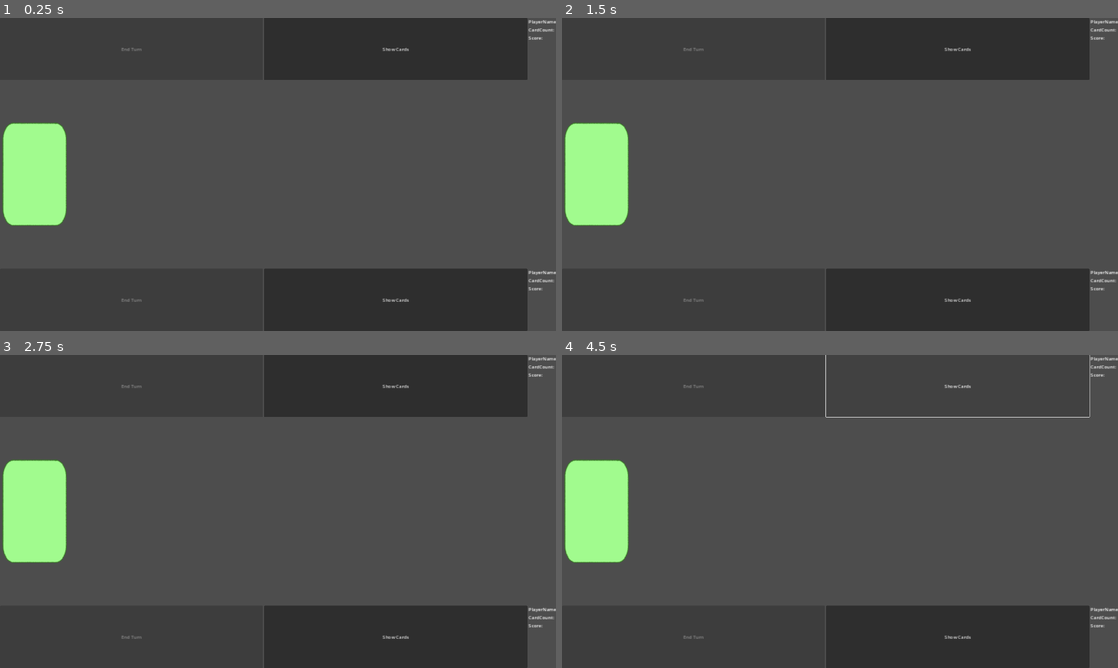
Above: before the commit, frames 1-4 (two rows, left to right).
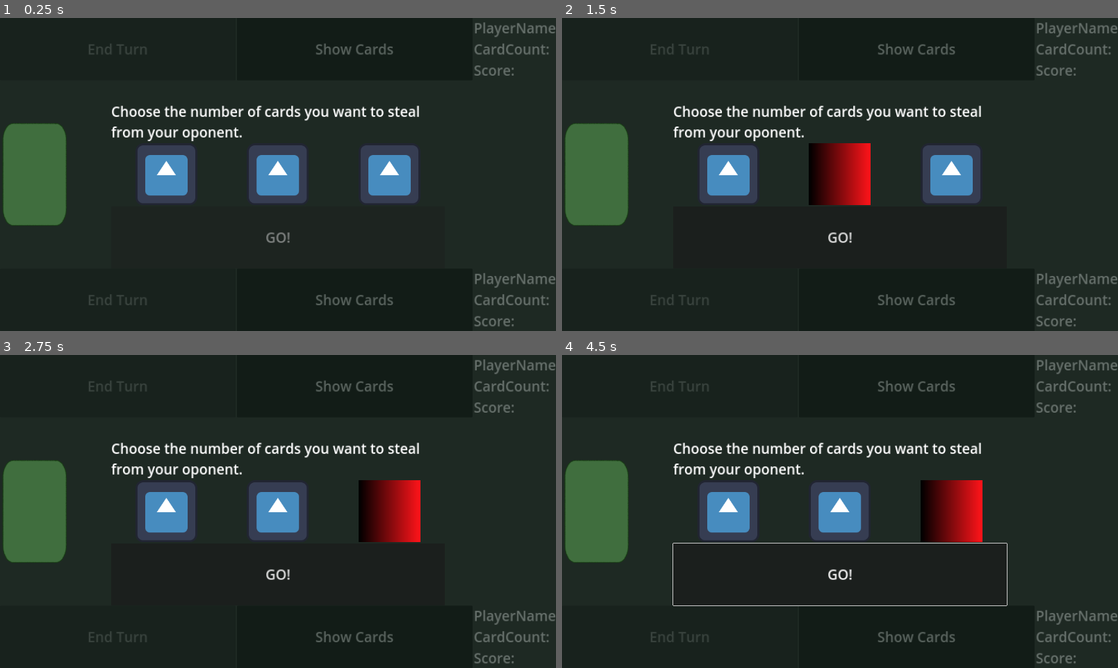
Above: after the commit, the same moments.

Repository: ElQDuck/guinea-piggies
Game: Godot game, scene res://scenes/main.tscn
Same seed, same stepped clock (60 frames per second), same inputs: the game is played once before the commit and once after it. The engine's default icon, where the game draws it, is replaced by a stand-in: a white triangle on a blue panel in a dark square.
Inputs (mouse positions are in pixels of both pictures, inside the frame that each line leads up to):
- Up to frame 1 (0.25 s): no input
- Up to frame 2 (1.5 s): click (728, 174) at 0.52 s; click (840, 174) at 1.27 s
- Up to frame 3 (2.75 s): click (389, 511) at 2.02 s
- Up to frame 4 (4.5 s): click (840, 574) at 2.75 s, where only the run after the commit has a clickable "GO!"; click (840, 574) at 3.5 s, where only the run after the commit has a clickable "GO!"; click "Show Cards" at 4.25 s

The runs differ from the first frame. In frame 1, 93% of the frame differs, in the area x 0-100%, y 0-100%; in frame 2, 94%; in frame 3, 94%; in frame 4, 95%.

Commit message:
feat: add button

Diff:
--- a/scenes/main.tscn
+++ b/scenes/main.tscn
@@ -1,10 +1,18 @@
-[gd_scene load_steps=6 format=3 uid="uid://b74phqnk6cljg"]
+[gd_scene load_steps=10 format=3 uid="uid://b74phqnk6cljg"]
 
 [ext_resource type="Script" path="res://scripts/Table.gd" id="1_fo1c3"]
 [ext_resource type="Texture2D" uid="uid://cjblj0v0n8pni" path="res://assets/card_preset.png" id="1_t0gp3"]
 [ext_resource type="Script" path="res://scripts/Deck.gd" id="2_brk4h"]
 [ext_resource type="Script" path="res://scripts/Player1.gd" id="2_s56it"]
 [ext_resource type="Script" path="res://scripts/Player2.gd" id="3_bs3t5"]
+[ext_resource type="Texture2D" uid="uid://b5fwknhuot5gb" path="res://assets/icon.svg" id="6_hkrqt"]
+[ext_resource type="Script" path="res://scripts/SelectDiceButton.gd" id="7_on0k7"]
+
+[sub_resource type="Gradient" id="Gradient_d8adn"]
+colors = PackedColorArray(0, 0, 0, 1, 1, 0.0784314, 0.101961, 1)
+
+[sub_resource type="GradientTexture2D" id="GradientTexture2D_t4tp5"]
+gradient = SubResource("Gradient_d8adn")
 
 [node name="Game" type="Node2D"]
 
@@ -105,9 +113,72 @@
 layout_mode = 2
 text = "Score:"
 
+[node name="DiceSelectionUi" type="CanvasLayer" parent="."]
+
+[node name="Panel" type="Panel" parent="DiceSelectionUi"]
+self_modulate = Color(0, 0.65355, 0.325028, 1)
+anchors_preset = 15
+anchor_right = 1.0
+anchor_bottom = 1.0
+grow_horizontal = 2
+grow_vertical = 2
+
+[node name="VBoxContainer" type="VBoxContainer" parent="DiceSelectionUi"]
+anchors_preset = -1
+anchor_left = 0.2
+anchor_top = 0.2
+anchor_right = 0.8
+anchor_bottom = 0.8
+grow_horizontal = 2
+grow_vertical = 2
+
+[node name="Label" type="Label" parent="DiceSelectionUi/VBoxContainer"]
+custom_minimum_size = Vector2(100, 100)
+layout_mode = 2
+size_flags_vertical = 10
+text = "Choose the number of cards you want to steal from your oponent."
+autowrap_mode = 2
+
+[node name="HBoxContainer" type="HBoxContainer" parent="DiceSelectionUi/VBoxContainer"]
+layout_mode = 2
+size_flags_vertical = 3
+
+[node name="1" type="TextureButton" parent="DiceSelectionUi/VBoxContainer/HBoxContainer"]
+layout_mode = 2
+size_flags_horizontal = 3
+toggle_mode = true
+texture_normal = ExtResource("6_hkrqt")
+texture_pressed = SubResource("GradientTexture2D_t4tp5")
+stretch_mode = 5
+
+[node name="2" type="TextureButton" parent="DiceSelectionUi/VBoxContainer/HBoxContainer"]
+layout_mode = 2
+size_flags_horizontal = 3
+toggle_mode = true
+texture_normal = ExtResource("6_hkrqt")
+texture_pressed = SubResource("GradientTexture2D_t4tp5")
+stretch_mode = 5
+
+[node name="3" type="TextureButton" parent="DiceSelectionUi/VBoxContainer/HBoxContainer"]
+layout_mode = 2
+size_flags_horizontal = 3
+toggle_mode = true
+texture_normal = ExtResource("6_hkrqt")
+texture_pressed = SubResource("GradientTexture2D_t4tp5")
+stretch_mode = 5
+
+[node name="Button" type="Button" parent="DiceSelectionUi/VBoxContainer"]
+layout_mode = 2
+size_flags_vertical = 3
+text = "GO!"
+script = ExtResource("7_on0k7")
+
 [connection signal="pressed" from="TableUi/VBoxContainer/Player1/EndTurn" to="Player1" method="_on_end_turn_pressed"]
 [connection signal="pressed" from="TableUi/VBoxContainer/Player1/ShowCards" to="Player1" method="_on_show_cards_pressed"]
 [connection signal="card_drawn_from_deck" from="TableUi/VBoxContainer/Cards/MarginContainer/Deck" to="Table" method="_card_drawn_from_deck"]
 [connection signal="pressed" from="TableUi/VBoxContainer/Cards/MarginContainer/Deck" to="TableUi/VBoxContainer/Cards/MarginContainer/Deck" method="_on_pressed"]
 [connection signal="pressed" from="TableUi/VBoxContainer/Player2/EndTurn" to="Player2" method="_on_end_turn_pressed"]
 [connection signal="pressed" from="TableUi/VBoxContainer/Player2/ShowCards" to="Player2" method="_on_show_cards_pressed"]
+[connection signal="toggled" from="DiceSelectionUi/VBoxContainer/HBoxContainer/1" to="DiceSelectionUi/VBoxContainer/Button" method="_on__toggled_1"]
+[connection signal="toggled" from="DiceSelectionUi/VBoxContainer/HBoxContainer/2" to="DiceSelectionUi/VBoxContainer/Button" method="_on__toggled_2"]
+[connection signal="toggled" from="DiceSelectionUi/VBoxContainer/HBoxContainer/3" to="DiceSelectionUi/VBoxContainer/Button" method="_on__toggled_3"]
--- /dev/null
+++ b/scripts/SelectDiceButton.gd
@@ -0,0 +1,35 @@
+extends Button
+
+@onready var Dice1 = $"../HBoxContainer/1"
+@onready var Dice2 = $"../HBoxContainer/2"
+@onready var Dice3 = $"../HBoxContainer/3"
+
+# Called when the node enters the scene tree for the first time.
+func _ready():
+	pass # Replace with function body.
+
+
+# Called every frame. 'delta' is the elapsed time since the previous frame.
+func _process(delta):
+	if !Dice1.is_pressed() and !Dice2.is_pressed() and !Dice3.is_pressed():
+		self.disabled = true
+	else:
+		self.disabled = false
+
+
+func _on__toggled_1(toggled_on):
+	if toggled_on:
+		Dice2.set_pressed_no_signal(false)
+		Dice3.set_pressed_no_signal(false)
+
+
+func _on__toggled_2(toggled_on):
+	if toggled_on:
+		Dice1.set_pressed_no_signal(false)
+		Dice3.set_pressed_no_signal(false)
+
+
+func _on__toggled_3(toggled_on):
+	if toggled_on:
+		Dice1.set_pressed_no_signal(false)
+		Dice2.set_pressed_no_signal(false)
--- a/themes/main_theme.tres
+++ b/themes/main_theme.tres
@@ -1,6 +1,8 @@
 [gd_resource type="Theme" format=3 uid="uid://coh1hpb85ikuu"]
 
 [resource]
+Button/font_sizes/font_size = 48
+Label/font_sizes/font_size = 48
 MarginContainer/constants/margin_bottom = 8
 MarginContainer/constants/margin_left = 8
 MarginContainer/constants/margin_right = 8
